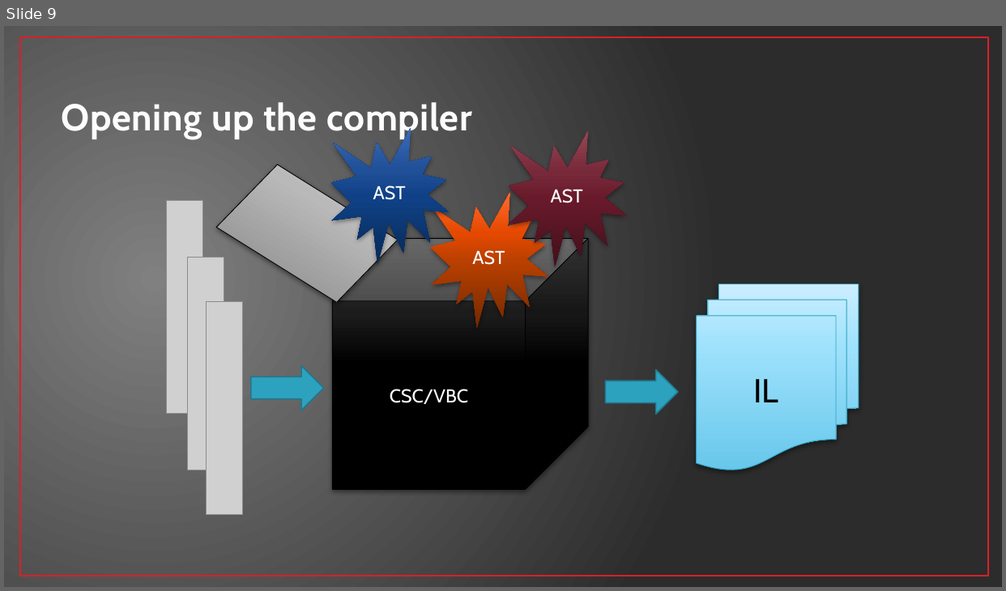
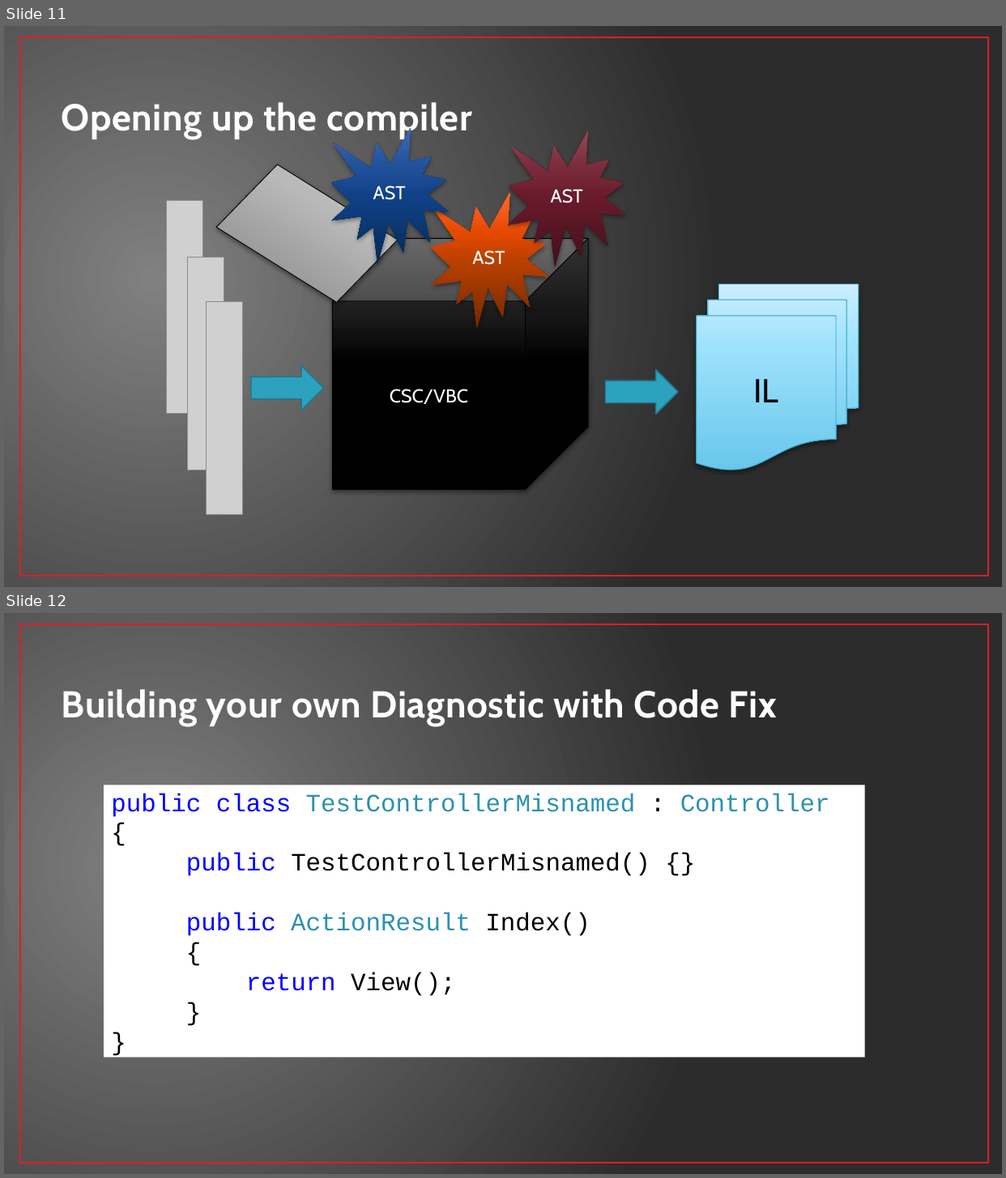
Before and after one commit to jwooley/RoslynAndYou, a slide deck: RoslynAndYou.pptx. Shown one above the other, each under a label of ours: slide 9 before the commit, slides 11 and 12 after it. The pictures are 1006x591 and 1006x1178 pixels, drawn with LibreOffice and Linux fonts; fonts in the diff are those of the drawing; grey boxes stand for pictures. Boxes give left, top, right and bottom in pixels: in the first picture for what was removed or moved away, otherwise in the second. Text is boxed around its words. In the diff, an @@ line names an element or a change of style, - is before the commit and + after.

```diff
--- a/RoslynAndYou.pptx
+++ b/RoslynAndYou.pptx
@@ slide 12 added at [4,613,1002,1174], background gradient #808080 to #2C2C2C; not listed: 1 template element that a slide beside it also shows @@
@@ title added at [62,689,777,726], 36 pt, text #FEFEFE, bold @@
+Building your own Diagnostic with Code Fix
@@ text added at [104,781,865,1062], fill #FFFFFF, 24 pt, text #000000 @@
+public class TestControllerMisnamed : Controller
+{
+public TestControllerMisnamed() {}
+public ActionResult Index()
+{
+return View();
+}
+}
@@ what was slide 9 is now slide 11 @@
```
Also in this commit, not shown: 6 slides changed, 23 other files.
